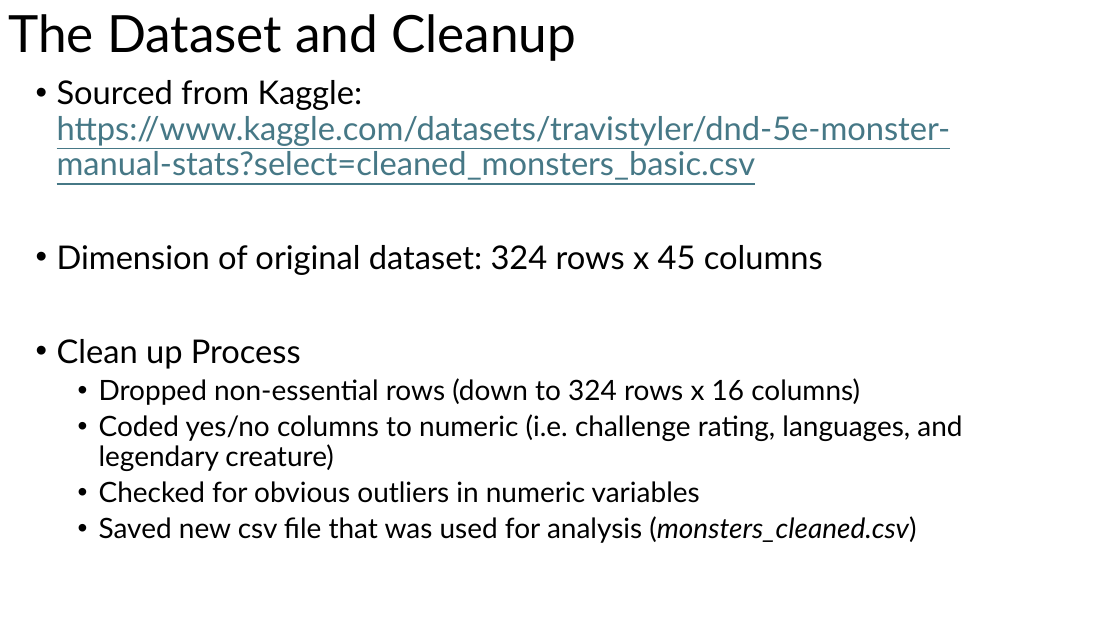
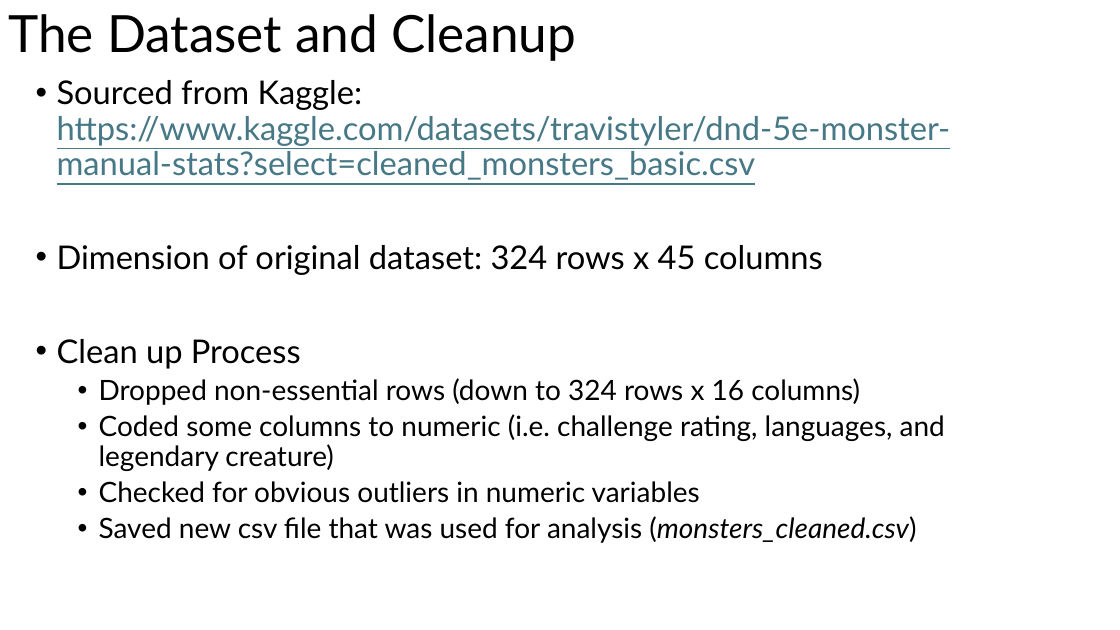
Before and after one commit to odelmas-sci/824-final, a slide deck: slide 3 of Monsters of Dungeons and Dragons.pptx. Drawn at 1120x630 pixels with LibreOffice and Linux fonts; fonts in the diff are those of the drawing. Boxes give left, top, right and bottom in pixels: in the first picture for what was removed or moved away, otherwise in the second. Text is boxed around its words. In the diff, an @@ line names an element or a change of style, - is before the commit and + after.

```diff
--- a/Monsters of Dungeons and Dragons.pptx
+++ b/Monsters of Dungeons and Dragons.pptx
@@ text at [99,414,945,471]: text changed @@
-  • Coded yes/no columns to numeric (i.e. challenge rating, languages, and legendary creature)
+  • Coded some columns to numeric (i.e. challenge rating, languages, and legendary creature)
```
Also in this commit, not shown: 13 other slides changed, 1 slide added.
